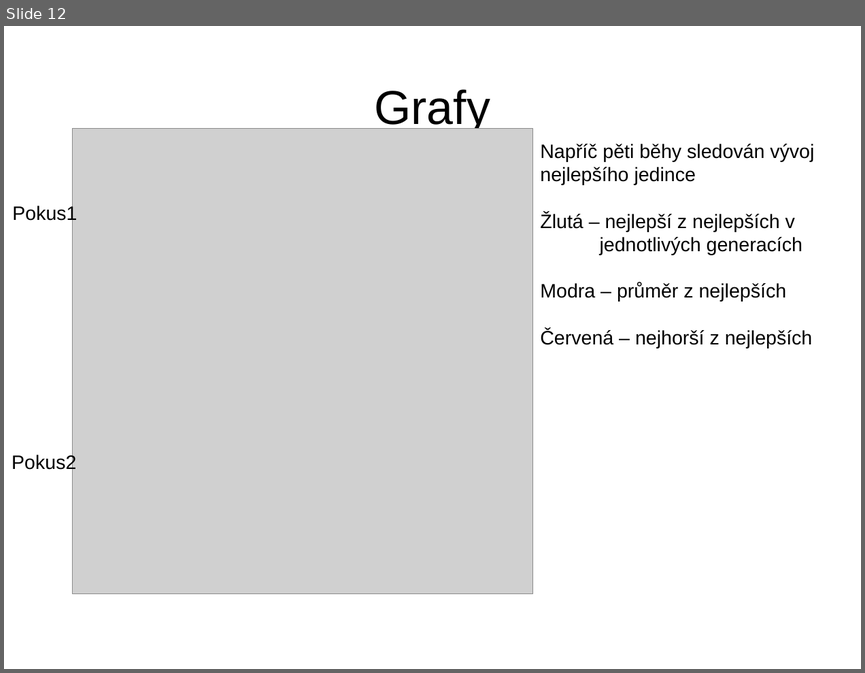
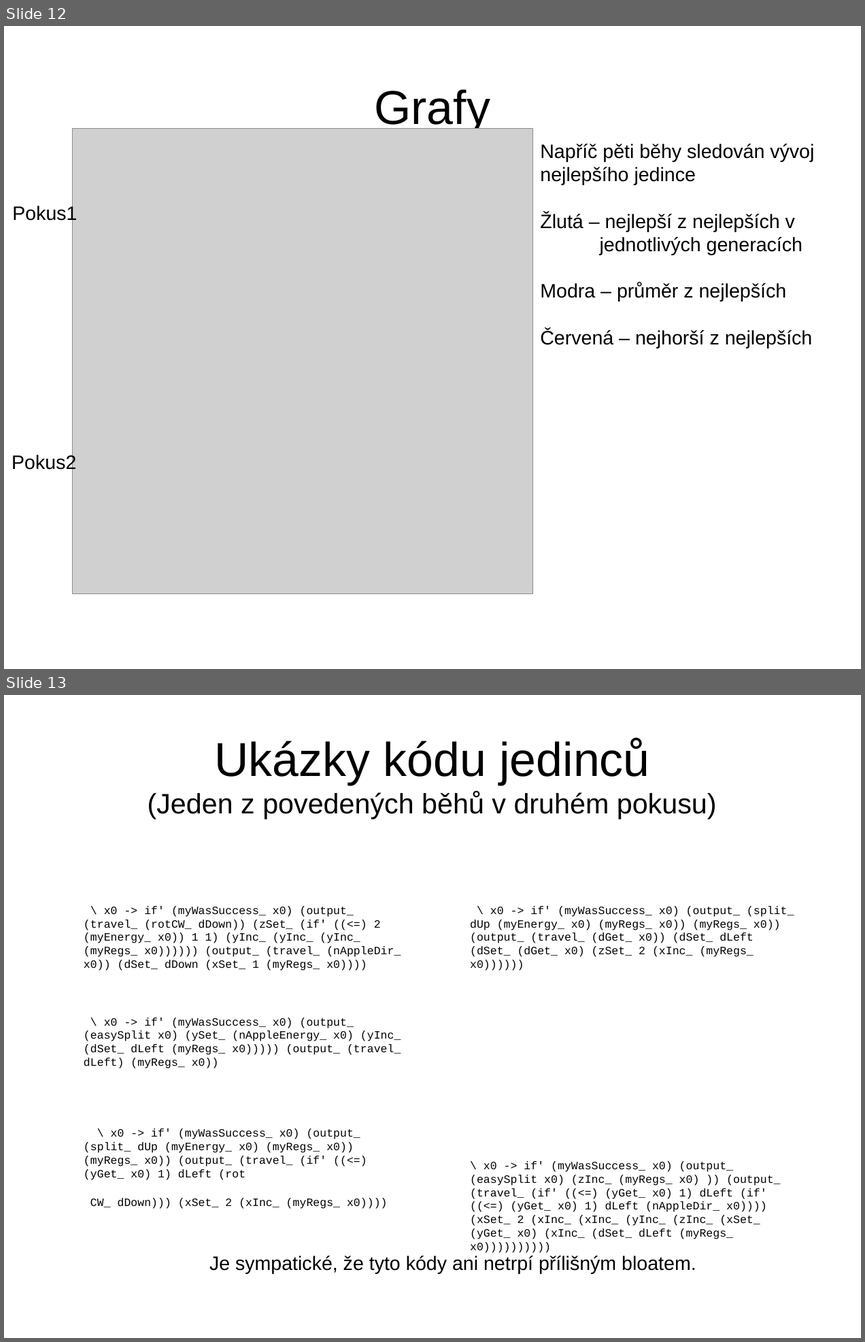
Before and after one commit to tomkren/fishtron, a slide deck: _docs/ER_mouchy.odp. Shown one above the other, each under a label of ours: slide 12 before the commit, slides 12 and 13 after it. The pictures are 865x673 and 865x1342 pixels, drawn with LibreOffice and Linux fonts; fonts in the diff are those of the drawing; grey boxes stand for pictures. Boxes give left, top, right and bottom in pixels: in the first picture for what was removed or moved away, otherwise in the second. Text is boxed around its words. In the diff, an @@ line names an element or a change of style, - is before the commit and + after.

```diff
--- a/_docs/ER_mouchy.odp
+++ b/_docs/ER_mouchy.odp
@@ slide 13 added at box(4, 695, 861, 1338), background #FFFFFF @@
@@ title added at box(147, 739, 717, 819), 26 pt, text #000000 @@
+Ukázky kódu jedinců
+(Jeden z povedených běhů v druhém pokusu)
@@ text added at box(84, 906, 401, 1208), 10.4 pt, text #000000 @@
+\ x0 -> if' (myWasSuccess_ x0) (output_ (travel_ (rotCW_ dDown)) (zSet_ (if' ((<=) 2 (myEnergy_ x0)) 1 1) (yInc_ (yInc_ (yInc_ (myRegs_ x0)))))) (output_ (travel_ (nAppleDir_ x0)) (dSet_ dDown (xSet_ 1 (myRegs_ x0))))
+\ x0 -> if' (myWasSuccess_ x0) (output_ (easySplit x0) (ySet_ (nAppleEnergy_ x0) (yInc_ (dSet_ dLeft (myRegs_ x0))))) (output_ (travel_ dLeft) (myRegs_ x0))
+\ x0 -> if' (myWasSuccess_ x0) (output_ (split_ dUp (myEnergy_ x0) (myRegs_ x0)) (myRegs_ x0)) (output_ (travel_ (if' ((<=) (yGet_ x0) 1) dLeft (rot
+CW_ dDown))) (xSet_ 2 (xInc_ (myRegs_ x0))))
@@ text added at box(470, 906, 793, 1253), 10.4 pt, text #000000 @@
+\ x0 -> if' (myWasSuccess_ x0) (output_ (split_ dUp (myEnergy_ x0) (myRegs_ x0)) (myRegs_ x0)) (output_ (travel_ (dGet_ x0)) (dSet_ dLeft (dSet_ (dGet_ x0) (zSet_ 2 (xInc_ (myRegs_ x0))))))
+\ x0 -> if' (myWasSuccess_ x0) (output_ (easySplit x0) (zInc_ (myRegs_ x0) )) (output_ (travel_ (if' ((<=) (yGet_ x0) 1) dLeft (if' ((<=) (yGet_ x0) 1) dLeft (nAppleDir_ x0)))) (xSet_ 2 (xInc_ (xInc_ (yInc_ (zInc_ (xSet_ (yGet_ x0) (xInc_ (dSet_ dLeft (myRegs_ x0))))))))))
@@ text added at box(209, 1255, 696, 1274), 18 pt, text #000000 @@
+Je sympatické, že tyto kódy ani netrpí přílišným bloatem.
```
Also in this commit, not shown: 2 other files.
